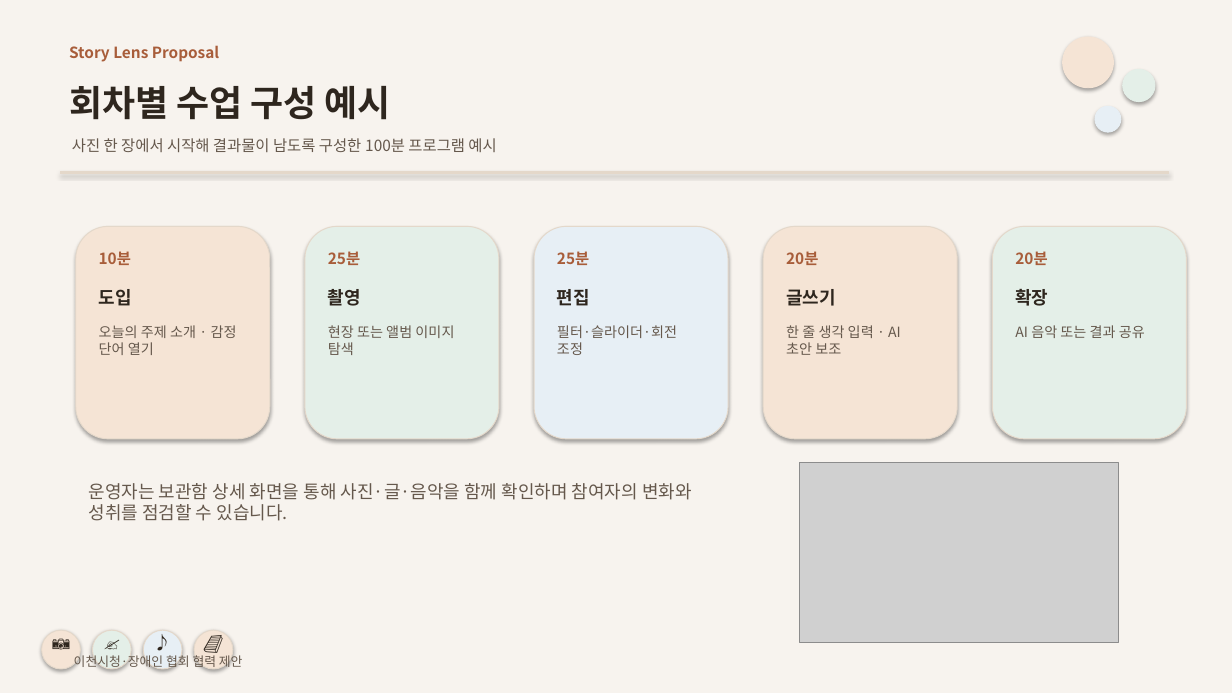
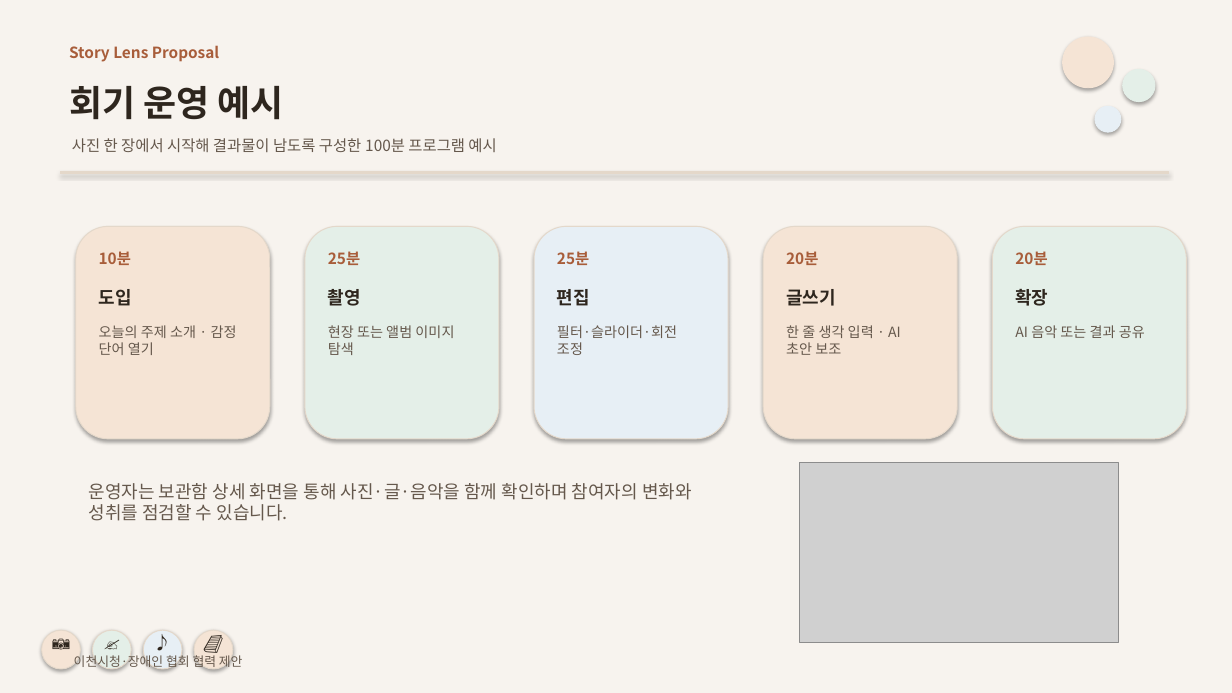
Before and after one commit to MetachainArt/Story_lens, a slide deck: slide 7 of business-plan/presentation/story-lens-public-proposal.pptx. Drawn at 1232x693 pixels with LibreOffice and Linux fonts; fonts in the diff are those of the drawing; grey boxes stand for pictures. Boxes give left, top, right and bottom in pixels: in the first picture for what was removed or moved away, otherwise in the second. Text is boxed around its words. In the diff, an @@ line names an element or a change of style, - is before the commit and + after.

```diff
--- a/business-plan/presentation/story-lens-public-proposal.pptx
+++ b/business-plan/presentation/story-lens-public-proposal.pptx
@@ text at box(69, 86, 283, 120): text changed @@
-회차별 수업 구성 예시
+회기 운영 예시
```
Also in this commit, not shown: 9 other slides changed, 1 other file.
